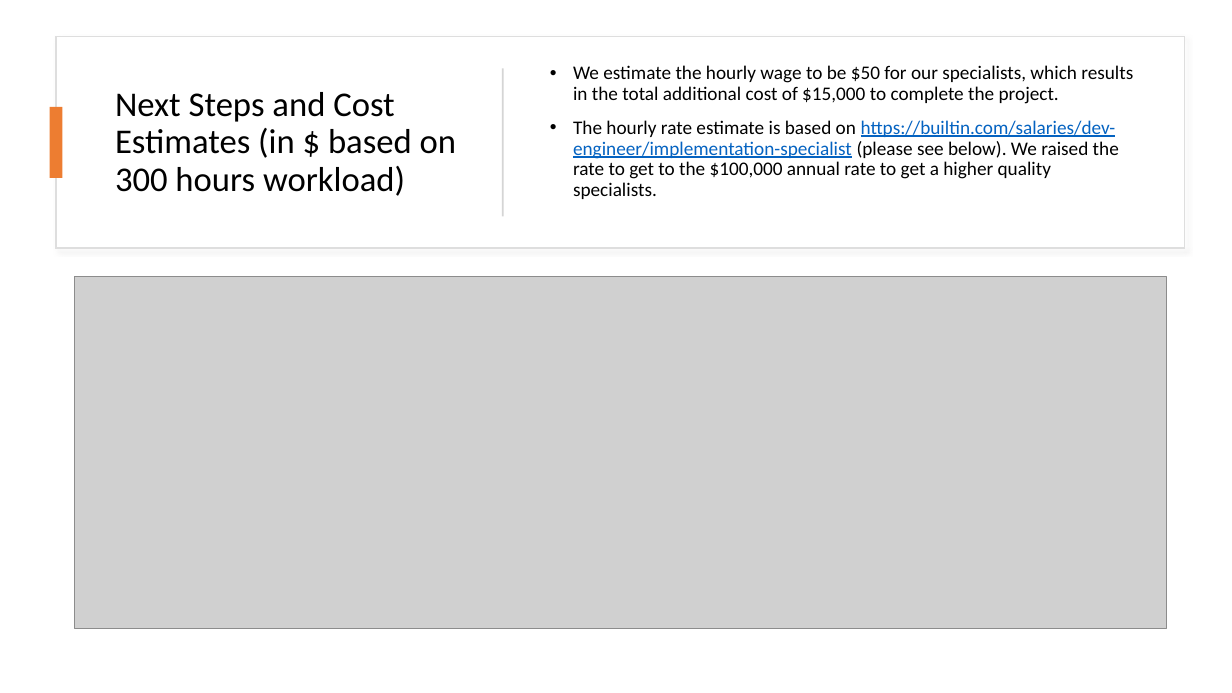
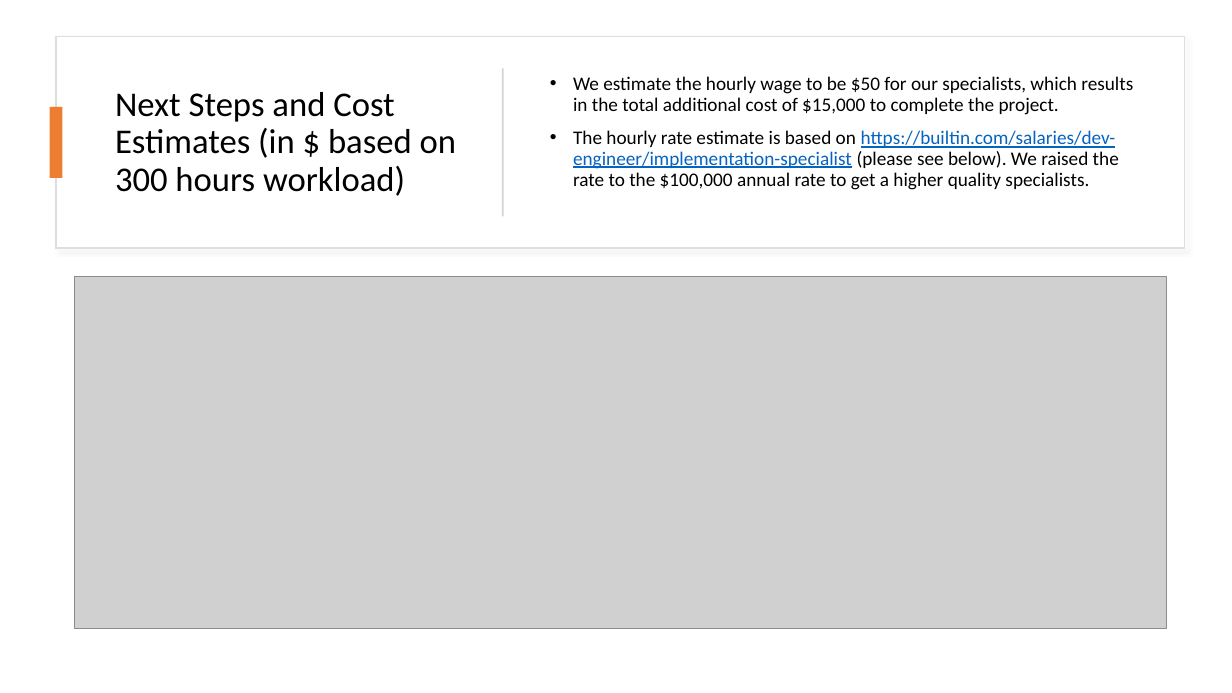
Before and after one commit to BorisDudkin/FinTech_Project_3_Digital_Art, a slide deck: slide 7 of Digital Art Solutions.pptx. Drawn at 1232x693 pixels with LibreOffice and Linux fonts; fonts in the diff are those of the drawing; grey boxes stand for pictures. Boxes give left, top, right and bottom in pixels: in the first picture for what was removed or moved away, otherwise in the second. Text is boxed around its words. In the diff, an @@ line names an element or a change of style, - is before the commit and + after.

Commit message:
itext updated

```diff
--- a/Digital Art Solutions.pptx
+++ b/Digital Art Solutions.pptx
@@ text at (573, 130, 1119, 190): text changed @@
-• The hourly rate estimate is based on https://builtin.com/salaries/dev-engineer/implementation-specialist (please see below). We raised the rate to get to the $100,000 annual rate to get a higher quality specialists.
+• The hourly rate estimate is based on https://builtin.com/salaries/dev-engineer/implementation-specialist (please see below). We raised the rate to the $100,000 annual rate to get a higher quality specialists.
```
